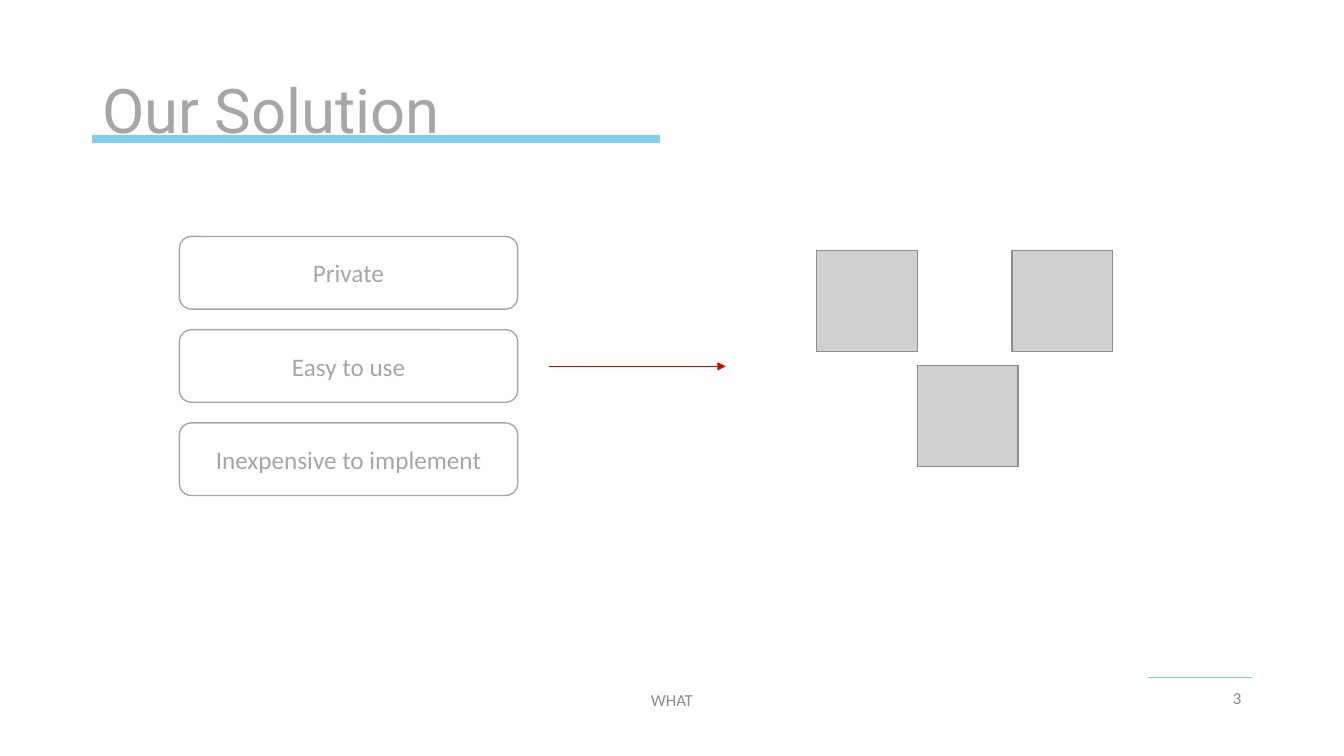
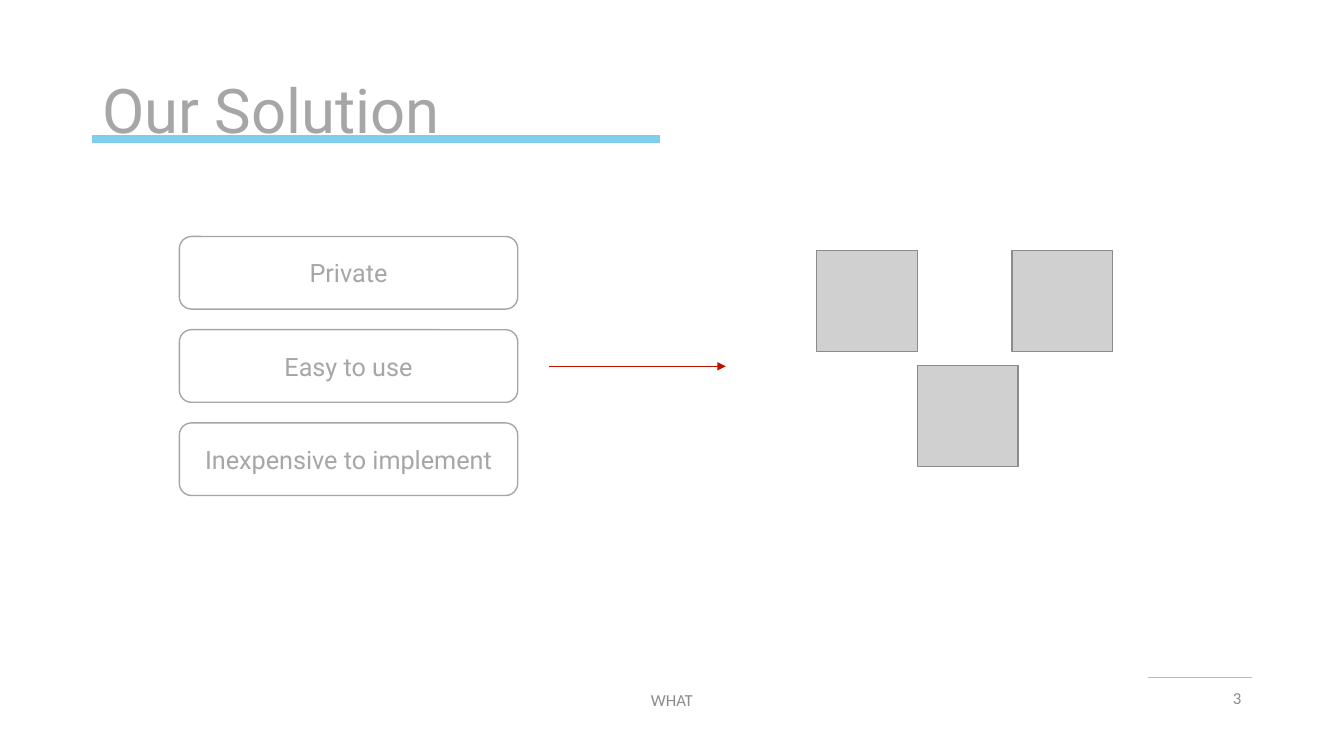
Before and after one commit to michael-spengler/Tracer-wwi19dsa, a slide deck: slide 3 of business/Tracer.pptx. Drawn at 1344x756 pixels with LibreOffice and Linux fonts; fonts in the diff are those of the drawing; grey boxes stand for pictures; background and template pictures are left out. Boxes give left, top, right and bottom in pixels: in the first picture for what was removed or moved away, otherwise in the second. Text is boxed around its words. In the diff, an @@ line names an element or a change of style, - is before the commit and + after.

```diff
--- a/business/Tracer.pptx
+++ b/business/Tracer.pptx
@@ font Calibri to Roboto in 3 elements at box(179, 237, 518, 310), box(179, 330, 518, 402), box(179, 423, 518, 496) @@
```
Also in this commit, not shown: 5 other slides changed, 1 other file.
